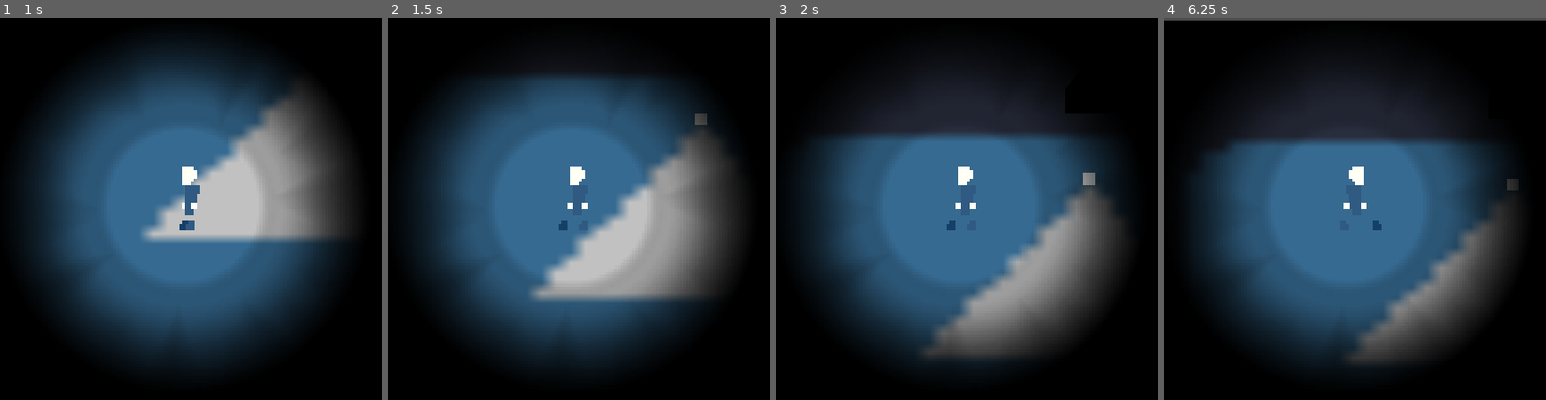
Above: before the commit, frames 1-4 (left to right).
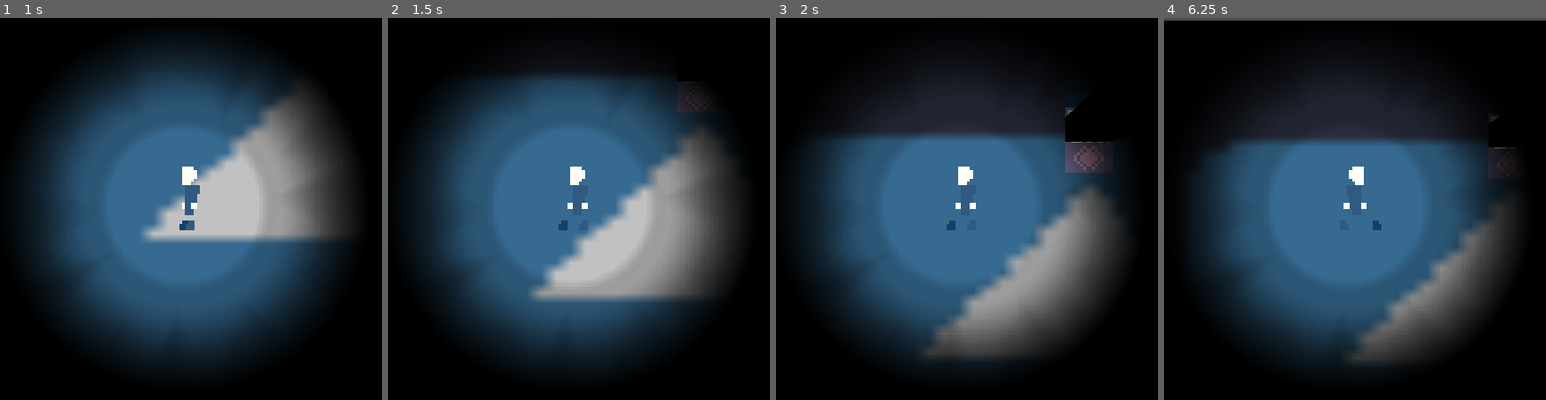
Above: after the commit, the same moments.

Repository: marco-vito/Low-Rez-Jam-2019
Game: Godot game, scene res://MainScene/MainScene.tscn
Same seed, same stepped clock (60 frames per second), same inputs: the game is played once before the commit and once after it. The engine's default icon, where the game draws it, is replaced by a stand-in: a white triangle on a blue panel in a dark square.
Inputs:
- Up to frame 1 (1 s): tap Enter at 0.5 s; hold Up (ui_up) from 0.53 s (still down); tap C (interact) at 0.6 s
- Up to frame 2 (1.5 s): keep holding Up (ui_up); tap C (interact) at 1.35 s
- Up to frame 3 (2 s): keep holding Up (ui_up)
- Up to frame 4 (6.25 s): release Up (ui_up) at 2.03 s; hold Left (ui_left) 2.03-3.53 s; tap C (interact) every 0.75 s from 2.1 to 5.85 s; hold Down (ui_down) 3.53-4.28 s; hold Right (ui_right) 4.28-5.03 s; hold Up (ui_up) 5.03-5.78 s; hold Right (ui_right) from 5.78 s (still down)

Frame 1 is identical in both runs. In frame 2, 0.2% of the frame differs, in the area x 75-84%, y 16-29%; in frame 3, 1.2%, in the area x 75-88%, y 19-44%; in frame 4, 0.2%.

Commit message:
Reworked Slate
Made the object more independent, since it does not need to have an instance of the Symbol

Diff:
--- a/Objects/Slate/Slate.gd
+++ b/Objects/Slate/Slate.gd
@@ -4,22 +4,12 @@
 var interactable = true
 
 func _ready():
-	set_process(false)
-	$PromptArea/CollisionShape2D.disabled = true
-	$Sprite/StaticBody2D/CollisionShape2D.disabled = true
 	$CanvasLayer/RichTextLabel.visible = false
 	$Sprite.texture.region.size.y = 0
-	$Signal.connect("used", self, "_setSlate")
 
 func _process(delta):
 	if $Sprite.texture.region.size.y < 32:
 		$Sprite.texture.region.size.y += 1
-
-#Function to unborrow the Slate
-func _setSlate():
-	set_process(true)
-	$Sprite/StaticBody2D/CollisionShape2D.disabled = false
-	$PromptArea/CollisionShape2D.disabled = false
 
 func _on_interact(trigger):
 	if interactable:
--- a/Objects/Slate/Slate.tscn
+++ b/Objects/Slate/Slate.tscn
@@ -1,13 +1,12 @@
-[gd_scene load_steps=9 format=2]
+[gd_scene load_steps=8 format=2]
 
 [ext_resource path="res://Objects/GeneralUseObjects/Interactable/Interactable.tscn" type="PackedScene" id=1]
 [ext_resource path="res://Objects/Slate/Slate.gd" type="Script" id=2]
-[ext_resource path="res://Objects/GeneralUseObjects/Symbol/Symbol.tscn" type="PackedScene" id=3]
-[ext_resource path="res://Objects/Slate/Slate.png" type="Texture" id=4]
-[ext_resource path="res://Objects/GeneralUseObjects/MinimalFont.tres" type="DynamicFont" id=5]
+[ext_resource path="res://Objects/Slate/Slate.png" type="Texture" id=3]
+[ext_resource path="res://Objects/GeneralUseObjects/MinimalFont.tres" type="DynamicFont" id=4]
 
 [sub_resource type="AtlasTexture" id=1]
-atlas = ExtResource( 4 )
+atlas = ExtResource( 3 )
 region = Rect2( 0, 0, 32, 0 )
 
 [sub_resource type="RectangleShape2D" id=2]
@@ -20,9 +19,7 @@
 [node name="Slate" index="0" instance=ExtResource( 1 )]
 script = ExtResource( 2 )
 
-[node name="Signal" parent="." index="0" instance=ExtResource( 3 )]
-
-[node name="Sprite" type="Sprite" parent="." index="2"]
+[node name="Sprite" type="Sprite" parent="." index="1"]
 position = Vector2( 0, -16 )
 texture = SubResource( 1 )
 region_rect = Rect2( 0, 0, 32, 32 )
@@ -37,7 +34,7 @@
 position = Vector2( 0.166084, -5.83285 )
 shape = SubResource( 2 )
 
-[node name="CanvasLayer" type="CanvasLayer" parent="." index="3"]
+[node name="CanvasLayer" type="CanvasLayer" parent="." index="2"]
 
 [node name="RichTextLabel" type="RichTextLabel" parent="CanvasLayer" index="0"]
 anchor_left = 0.5
@@ -49,11 +46,9 @@
 margin_right = 180.0
 margin_bottom = 180.0
 rect_scale = Vector2( 0.2, 0.2 )
-custom_fonts/normal_font = ExtResource( 5 )
+custom_fonts/normal_font = ExtResource( 4 )
 text = "This is a text. Later, important things will be written here."
 
-[node name="LightOccluder2D" type="LightOccluder2D" parent="." index="4"]
-position = Vector2( 0, -20 )
+[node name="LightOccluder2D" type="LightOccluder2D" parent="." index="3"]
+position = Vector2( 0, -10.5333 )
 occluder = SubResource( 3 )
-
-[node name="Tween" type="Tween" parent="." index="5"]
